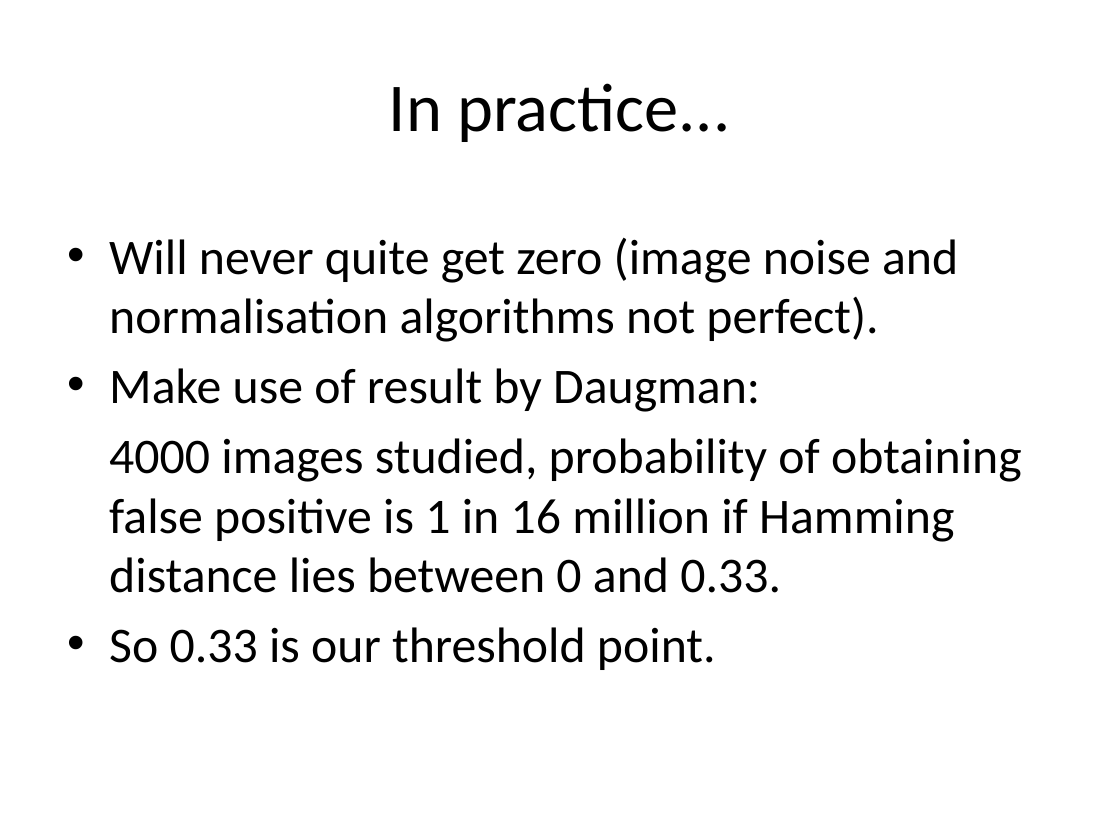
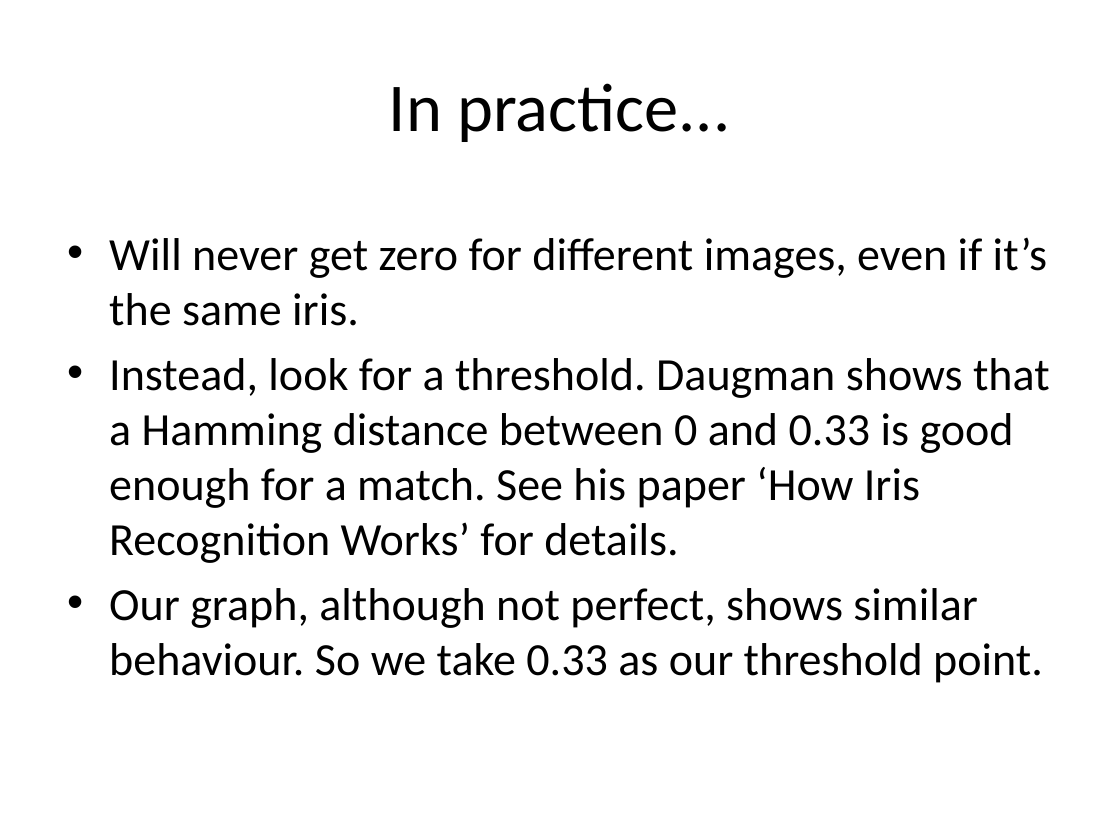
Before and after one commit to chetanadey77/irisrecognition09, a slide deck: slide 23 of Reports/Group_Presentation.pptx (slide 24 before the commit). Drawn at 1120x840 pixels with LibreOffice and Linux fonts; fonts in the diff are those of the drawing; background and template pictures are left out. Boxes give left, top, right and bottom in pixels: in the first picture for what was removed or moved away, otherwise in the second. Text is boxed around its words. In the diff, an @@ line names an element or a change of style, - is before the commit and + after.

```diff
--- a/Reports/Group_Presentation.pptx
+++ b/Reports/Group_Presentation.pptx
@@ text at (x1=109, y1=237, x2=1050, y2=683): text changed; size 32 to 29.6 pt @@
-• Will never quite get zero (image noise and normalisation algorithms not perfect).
-• Make use of result by Daugman:
-4000 images studied, probability of obtaining false positive is 1 in 16 million if Hamming distance lies between 0 and 0.33.
-• So 0.33 is our threshold point.
+• Will never get zero for different images, even if it’s the same iris.
+• Instead, look for a threshold. Daugman shows that a Hamming distance between 0 and 0.33 is good enough for a match. See his paper ‘How Iris Recognition Works’ for details.
+• Our graph, although not perfect, shows similar behaviour. So we take 0.33 as our threshold point.
```
Also in this commit, not shown: 10 other slides changed, 1 slide removed, 1 other file.
